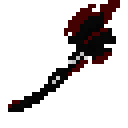
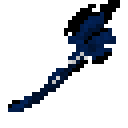
Two versions of the same layered image (128 x 128). Layer-by-layer changes:
added layer "Calque #4" (overlay, 97%) above "Calque #1" over 8, 12, 116, 112
"Calque #1": opacity 97% → 70% over 8, 12, 116, 112
"Calque #2": opacity 94% → 100%, blend color → overlay, painted on it over 8, 0, 120, 108
added layer "Calque #5" (linear burn, 68%) above "Calque #3" over 8, 0, 120, 108
"Calque #3": opacity 92% → 100%, blend darken → lch color over 8, 0, 120, 108
